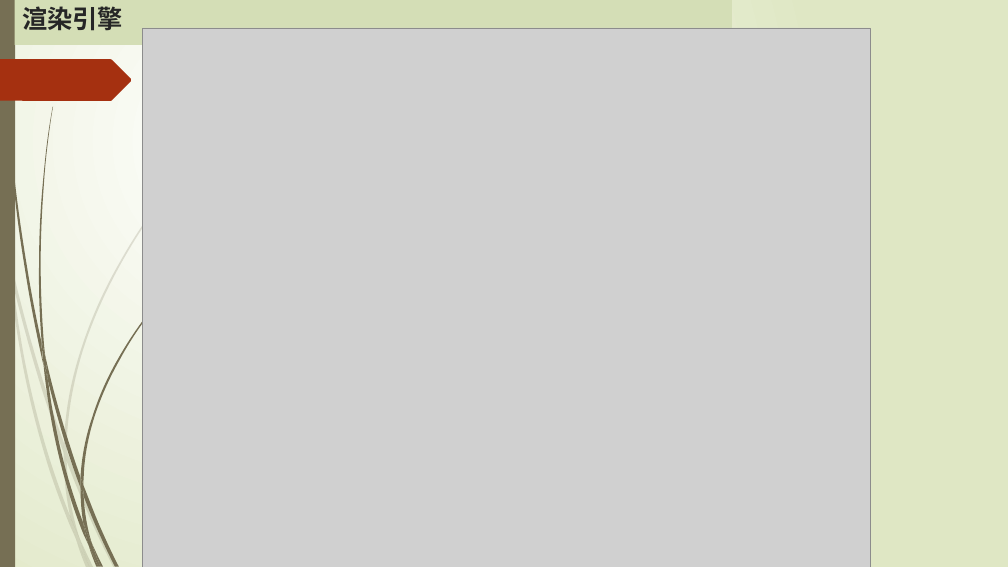
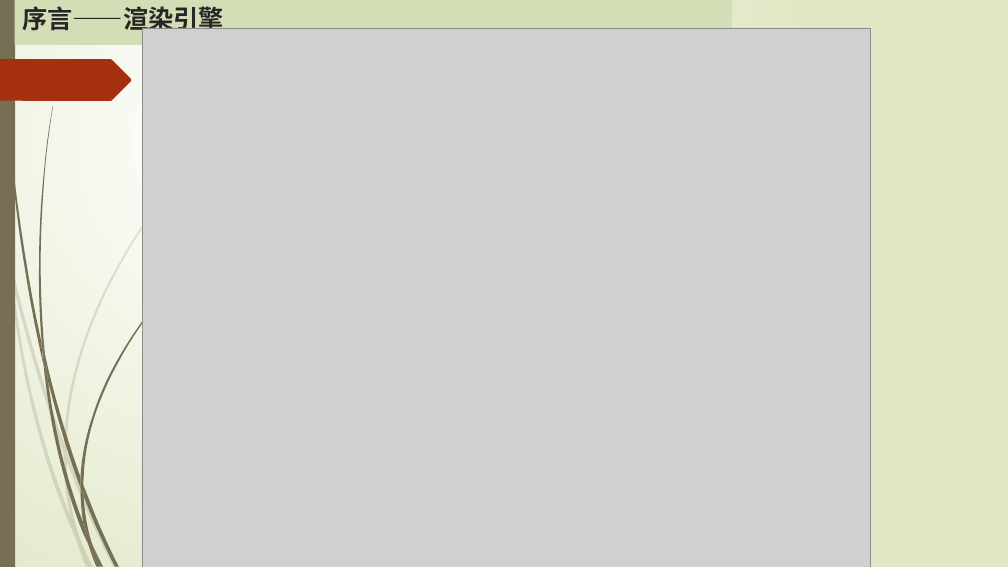
Before and after one commit to MickleWen/Google-V8, a slide deck: slide 2 of Google V8引擎.pptx. Drawn at 1008x567 pixels with LibreOffice and Linux fonts; fonts in the diff are those of the drawing; grey boxes stand for pictures. Boxes give left, top, right and bottom in pixels: in the first picture for what was removed or moved away, otherwise in the second. Text is boxed around its words. In the diff, an @@ line names an element or a change of style, - is before the commit and + after.

Commit message:
add ics

```diff
--- a/Google V8引擎.pptx
+++ b/Google V8引擎.pptx
@@ title at [22,6,224,36]: text changed @@
-渲染引擎
+序言——渲染引擎
```
Also in this commit, not shown: 1 other slide changed, 3 slides added.
